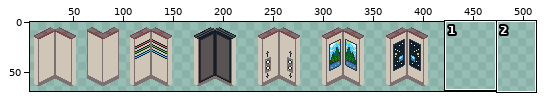
One commit to this sprite sheet: res/walls.png. The first picture is a wide view before the edit; the outline marks the close-up.
Close-up. Before the commit:
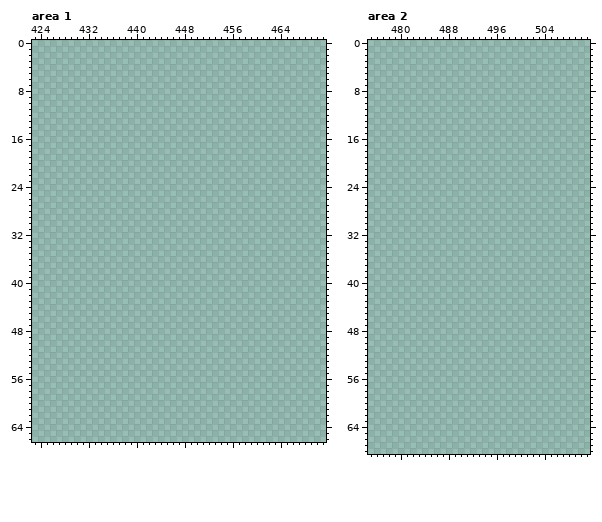
The file is 512x512 pixels. Shown: area 1: x 423..471, y 0..66; area 2: x 475..511, y 0..68. The wide view leaves out empty margins.
Once edited:
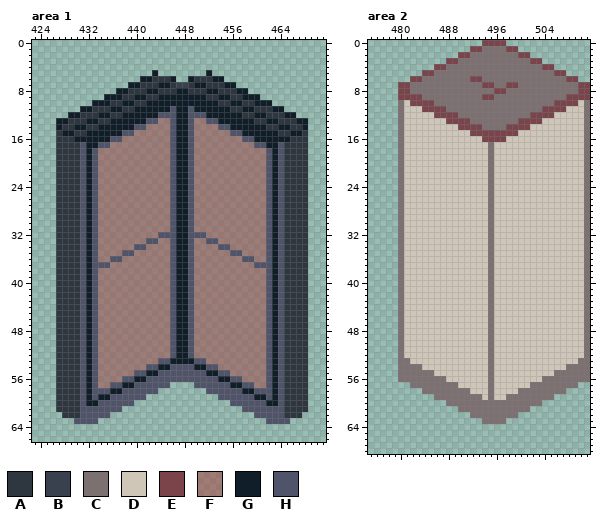
Palette (. is transparent): A #2e3740  B #39404e  C #7d7071  D #cfc6b8  E #7a444a  F #a93b3b80  G #101e29  H #4f546b
The exact change:
Changed rows in their new state; - is an unchanged pixel.
Area 1:
first column x 427:
 5 ----------------G--------G----------------
 6 --------------GGAAAG--GAAAGG--------------
 7 ------------GGAAAGGABBAGGAAAGG------------
 8 ----------GGAAAGGAAAGGAAAGGAAAGG----------
 9 --------GGGAAGGAAGGGGGGGGAAGGAAGGG--------
10 ------GGGAAGGAAGGGGGGGGGGGGAAGGAAGGG------
11 ----GGAAAGGAAGGGGGGHGGHGGGGGGAAGGAAAGG----
12 --GGAAAGGAAGGGGGGHHHGGHHHGGGGGGAAGGAAAGG--
13 GGAAAGGAAGGGGGGHHFFHGGHFFHHGGGGGGAAGGAAAGG
14 GAAGGAAGGGGGGHHFFFFHGGHFFFFHHGGGGGGAAGGAAG
15 AGGAAGGGGGGHHFFFFFFHGGHFFFFFFHHGGGGGGAAGGA
16 AAAGGGGGGHHFFFFFFFFHGGHFFFFFFFFHHGGGGGGAAA
17 AAAAHGGHHFFFFFFFFFFHGGHFFFFFFFFFFHHGGHAAAA
18 AAAAHGHFFFFFFFFFFFFHGGHFFFFFFFFFFFFHGHAAAA
19 AAAAHGHFFFFFFFFFFFFHGGHFFFFFFFFFFFFHGHAAAA
20 AAAAHGHFFFFFFFFFFFFHGGHFFFFFFFFFFFFHGHAAAA
21 AAAAHGHFFFFFFFFFFFFHGGHFFFFFFFFFFFFHGHAAAA
22 AAAAHGHFFFFFFFFFFFFHGGHFFFFFFFFFFFFHGHAAAA
23 AAAAHGHFFFFFFFFFFFFHGGHFFFFFFFFFFFFHGHAAAA
24 AAAAHGHFFFFFFFFFFFFHGGHFFFFFFFFFFFFHGHAAAA
25 AAAAHGHFFFFFFFFFFFFHGGHFFFFFFFFFFFFHGHAAAA
26 AAAAHGHFFFFFFFFFFFFHGGHFFFFFFFFFFFFHGHAAAA
27 AAAAHGHFFFFFFFFFFFFHGGHFFFFFFFFFFFFHGHAAAA
28 AAAAHGHFFFFFFFFFFFFHGGHFFFFFFFFFFFFHGHAAAA
29 AAAAHGHFFFFFFFFFFFFHGGHFFFFFFFFFFFFHGHAAAA
30 AAAAHGHFFFFFFFFFFFFHGGHFFFFFFFFFFFFHGHAAAA
31 AAAAHGHFFFFFFFFFFFFHGGHFFFFFFFFFFFFHGHAAAA
32 AAAAHGHFFFFFFFFFFHHHGGHHHFFFFFFFFFFHGHAAAA
33 AAAAHGHFFFFFFFFHHFFHGGHFFHHFFFFFFFFHGHAAAA
34 AAAAHGHFFFFFFHHFFFFHGGHFFFFHHFFFFFFHGHAAAA
35 AAAAHGHFFFFHHFFFFFFHGGHFFFFFFHHFFFFHGHAAAA
36 AAAAHGHFFHHFFFFFFFFHGGHFFFFFFFFHHFFHGHAAAA
37 AAAAHGHHHFFFFFFFFFFHGGHFFFFFFFFFFHHHGHAAAA
38 AAAAHGHFFFFFFFFFFFFHGGHFFFFFFFFFFFFHGHAAAA
39 AAAAHGHFFFFFFFFFFFFHGGHFFFFFFFFFFFFHGHAAAA
40 AAAAHGHFFFFFFFFFFFFHGGHFFFFFFFFFFFFHGHAAAA
41 AAAAHGHFFFFFFFFFFFFHGGHFFFFFFFFFFFFHGHAAAA
42 AAAAHGHFFFFFFFFFFFFHGGHFFFFFFFFFFFFHGHAAAA
43 AAAAHGHFFFFFFFFFFFFHGGHFFFFFFFFFFFFHGHAAAA
44 AAAAHGHFFFFFFFFFFFFHGGHFFFFFFFFFFFFHGHAAAA
45 AAAAHGHFFFFFFFFFFFFHGGHFFFFFFFFFFFFHGHAAAA
46 AAAAHGHFFFFFFFFFFFFHGGHFFFFFFFFFFFFHGHAAAA
47 AAAAHGHFFFFFFFFFFFFHGGHFFFFFFFFFFFFHGHAAAA
48 AAAAHGHFFFFFFFFFFFFHGGHFFFFFFFFFFFFHGHAAAA
49 AAAAHGHFFFFFFFFFFFFHGGHFFFFFFFFFFFFHGHAAAA
50 AAAAHGHFFFFFFFFFFFFHGGHFFFFFFFFFFFFHGHAAAA
51 AAAAHGHFFFFFFFFFFFFHGGHFFFFFFFFFFFFHGHAAAA
52 AAAAHGHFFFFFFFFFFFFHGGHFFFFFFFFFFFFHGHAAAA
53 AAAAHGHFFFFFFFFFFHHGGGGHHFFFFFFFFFFHGHAAAA
54 AAAAHGHFFFFFFFFHHGGHHHHGGHHFFFFFFFFHGHAAAA
55 AAAAHGHFFFFFFHHGGHHHHHHHHGGHHFFFFFFHGHAAAA
56 AAAAHGHFFFFHHGGHHHHHHHHHHHHGGHHFFFFHGHAAAA
57 AAAAHGHFFHHGGHHHHHH----HHHHHHGGHHFFHGHAAAA
58 AAAAHGHHHGGHHHHHH--------HHHHHHGGHHHGHAAAA
59 AAAAHGHGGHHHHHH------------HHHHHHGGHGHAAAA
60 AAAAHGGHHHHHH----------------HHHHHHGGHAAAA
61 AAAAHHHHHHH--------------------HHHHHHHAAAA
62 -AAAHHHHH------------------------HHHHHAAA-
63 ---HHHH----------------------------HHHH---
Area 2:
first column x 480:
 0 --------------EEEE--------------
 1 ------------EECCCCEE------------
 2 ----------EECCCCCCCCEE----------
 3 --------EECCCCCCCCCCCCEE--------
 4 ------EECCCCCCCCCCCCCCCCEE------
 5 ----EECCCCCCCCCCCCCCCCCCCCEE----
 6 --EECCCCCCCCEECCCCCCCCCCCCCCEE--
 7 EECCCCCCCCCCCCEECCEECCCCCCCCCCEE
 8 EECCCCCCCCCCCCCCEECCCCCCCCCCCCEE
 9 EEEECCCCCCCCCCEECCCCCCCCCCCCEEEE
10 CDEEEECCCCCCCCCCCCCCCCCCCCEEEEDC
11 CDDDEEEECCCCCCCCCCCCCCCCEEEEDDDC
12 CDDDDDEEEECCCCCCCCCCCCEEEEDDDDDC
13 CDDDDDDDEEEECCCCCCCCEEEEDDDDDDDC
14 CDDDDDDDDDEEEECCCCEEEEDDDDDDDDDC
15 CDDDDDDDDDDDEEEEEEEEDDDDDDDDDDDC
16 CDDDDDDDDDDDDDEEEEDDDDDDDDDDDDDC
17 CDDDDDDDDDDDDDDCDDDDDDDDDDDDDDDC
18 CDDDDDDDDDDDDDDCDDDDDDDDDDDDDDDC
19 CDDDDDDDDDDDDDDCDDDDDDDDDDDDDDDC
20 CDDDDDDDDDDDDDDCDDDDDDDDDDDDDDDC
21 CDDDDDDDDDDDDDDCDDDDDDDDDDDDDDDC
22 CDDDDDDDDDDDDDDCDDDDDDDDDDDDDDDC
23 CDDDDDDDDDDDDDDCDDDDDDDDDDDDDDDC
24 CDDDDDDDDDDDDDDCDDDDDDDDDDDDDDDC
25 CDDDDDDDDDDDDDDCDDDDDDDDDDDDDDDC
26 CDDDDDDDDDDDDDDCDDDDDDDDDDDDDDDC
27 CDDDDDDDDDDDDDDCDDDDDDDDDDDDDDDC
28 CDDDDDDDDDDDDDDCDDDDDDDDDDDDDDDC
29 CDDDDDDDDDDDDDDCDDDDDDDDDDDDDDDC
30 CDDDDDDDDDDDDDDCDDDDDDDDDDDDDDDC
31 CDDDDDDDDDDDDDDCDDDDDDDDDDDDDDDC
32 CDDDDDDDDDDDDDDCDDDDDDDDDDDDDDDC
33 CDDDDDDDDDDDDDDCDDDDDDDDDDDDDDDC
34 CDDDDDDDDDDDDDDCDDDDDDDDDDDDDDDC
35 CDDDDDDDDDDDDDDCDDDDDDDDDDDDDDDC
36 CDDDDDDDDDDDDDDCDDDDDDDDDDDDDDDC
37 CDDDDDDDDDDDDDDCDDDDDDDDDDDDDDDC
38 CDDDDDDDDDDDDDDCDDDDDDDDDDDDDDDC
39 CDDDDDDDDDDDDDDCDDDDDDDDDDDDDDDC
40 CDDDDDDDDDDDDDDCDDDDDDDDDDDDDDDC
41 CDDDDDDDDDDDDDDCDDDDDDDDDDDDDDDC
42 CDDDDDDDDDDDDDDCDDDDDDDDDDDDDDDC
43 CDDDDDDDDDDDDDDCDDDDDDDDDDDDDDDC
44 CDDDDDDDDDDDDDDCDDDDDDDDDDDDDDDC
45 CDDDDDDDDDDDDDDCDDDDDDDDDDDDDDDC
46 CDDDDDDDDDDDDDDCDDDDDDDDDDDDDDDC
47 CDDDDDDDDDDDDDDCDDDDDDDDDDDDDDDC
48 CDDDDDDDDDDDDDDCDDDDDDDDDDDDDDDC
49 CDDDDDDDDDDDDDDCDDDDDDDDDDDDDDDC
50 CDDDDDDDDDDDDDDCDDDDDDDDDDDDDDDC
51 CDDDDDDDDDDDDDDCDDDDDDDDDDDDDDDC
52 CDDDDDDDDDDDDDDCDDDDDDDDDDDDDDDC
53 CCDDDDDDDDDDDDDCDDDDDDDDDDDDDDCC
54 CCCCDDDDDDDDDDDCDDDDDDDDDDDDCCCC
55 CCCCCCDDDDDDDDDCDDDDDDDDDDCCCCCC
56 CCCCCCCCDDDDDDDCDDDDDDDDCCCCCCCC
57 --CCCCCCCCDDDDDCDDDDDDCCCCCCCC--
58 ----CCCCCCCCDDDCDDDDCCCCCCCC----
59 ------CCCCCCCCDCDDCCCCCCCC------
60 --------CCCCCCCCCCCCCCCC--------
61 ----------CCCCCCCCCCCC----------
62 ------------CCCCCCCC------------
63 --------------CCCC--------------
